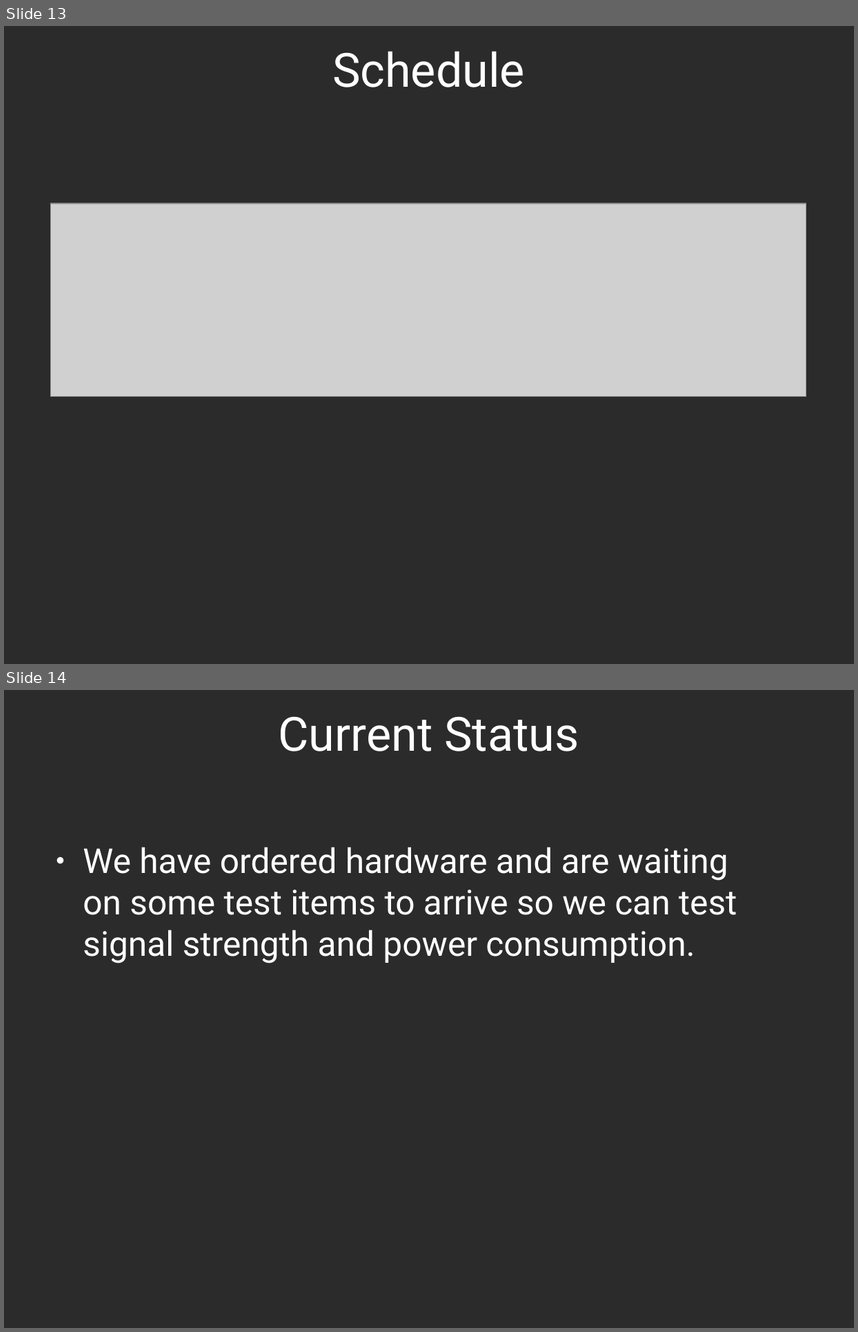
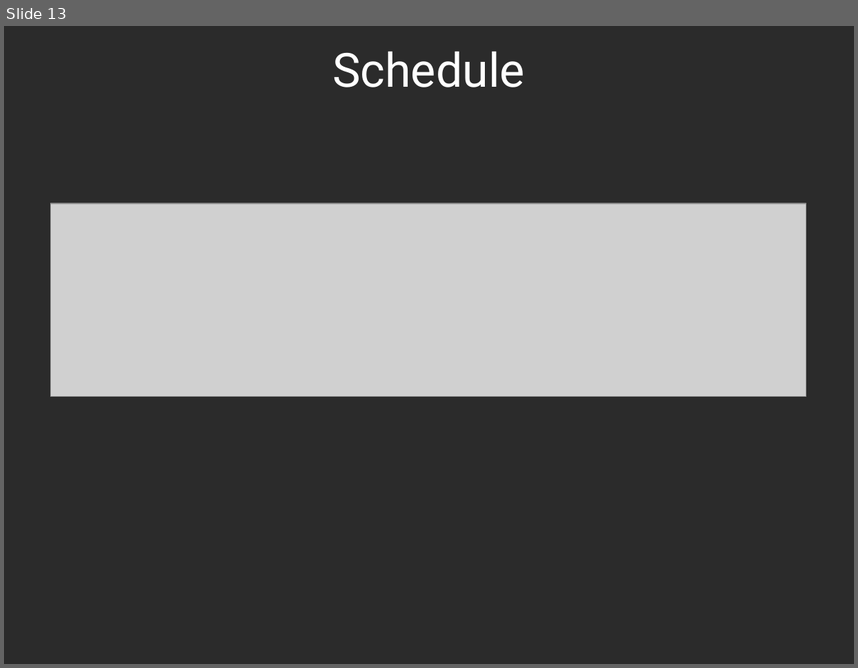
Before and after one commit to Jaxal83/parkingSensor, a slide deck: PDR.odp. Shown one above the other, each under a label of ours: slides 13 and 14 before the commit, slide 13 after it. The pictures are 858x1332 and 858x668 pixels, drawn with LibreOffice and Linux fonts; fonts in the diff are those of the drawing; grey boxes stand for pictures; background and template pictures are left out; a plain dark background stands for a picture behind light text. Boxes give left, top, right and bottom in pixels: in the first picture for what was removed or moved away, otherwise in the second. Text is boxed around its words. In the diff, an @@ line names an element or a change of style, - is before the commit and + after.

```diff
--- a/PDR.odp
+++ b/PDR.odp
@@ slide 14 removed at bbox=[4, 690, 854, 1328], background picture (left out) @@
@@ title removed at bbox=[279, 716, 579, 751] @@
-Current Status
@@ text removed at bbox=[83, 847, 737, 963] @@
-● We have ordered hardware and are waiting on some test items to arrive so we can test signal strength and power consumption.
```
Also in this commit, not shown: 8 slides changed, 7 slides added.
